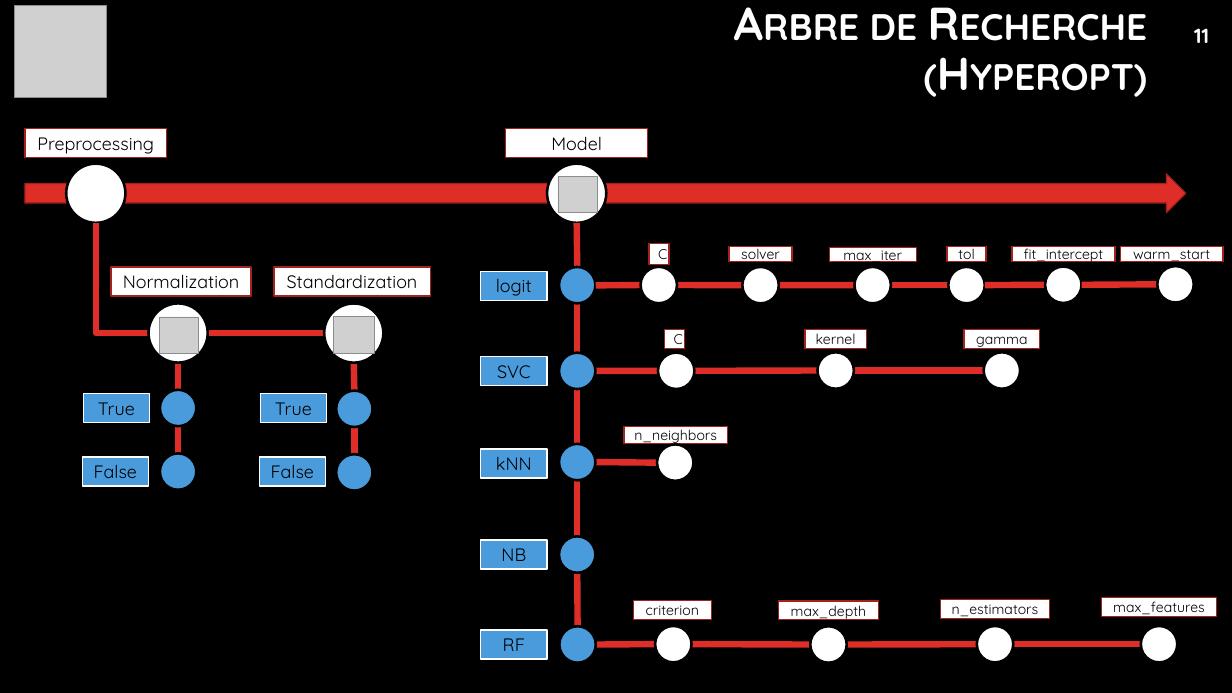
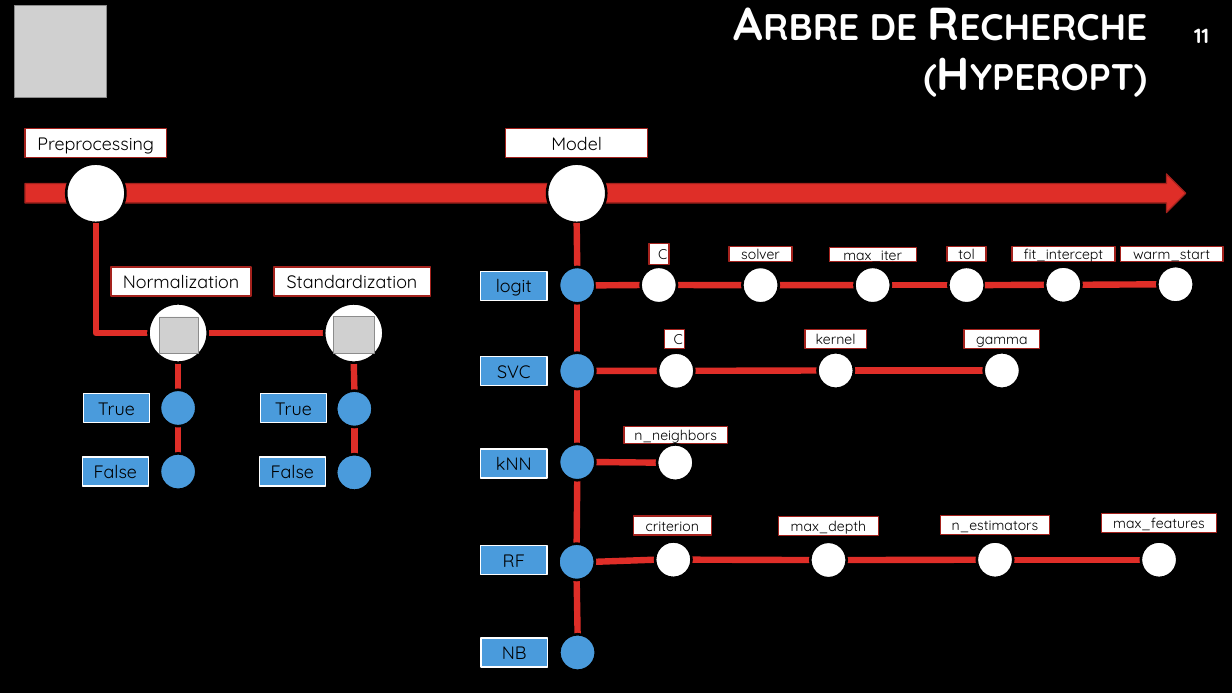
Before and after one commit to christophelebrun/OC_parcours_Data_Scientist_P7, a slide deck: slide 11 of projet7.pptx. Drawn at 1232x693 pixels with LibreOffice and Linux fonts; fonts in the diff are those of the drawing; grey boxes stand for pictures; background and template pictures are left out. Boxes give left, top, right and bottom in pixels: in the first picture for what was removed or moved away, otherwise in the second. Text is boxed around its words. In the diff, an @@ line names an element or a change of style, - is before the commit and + after.

```diff
--- a/projet7.pptx
+++ b/projet7.pptx
@@ picture removed at [558,177,597,213] @@
@@ line moved from (578, 573) - (578, 627) to (578, 481) - (577, 543) @@
@@ 5 rectangles, 5 ellipses, 4 lines: place and size @@
-5 rectangles, 5 ellipses, 4 lines at [481,598,1217,663]
+5 rectangles, 5 ellipses, 4 lines at [481,513,1217,579]
@@ 1 rectangle, 1 ellipse, 1 line: place and size @@
-1 rectangle, 1 ellipse, 1 line at [481,481,595,572]
+1 rectangle, 1 ellipse, 1 line at [482,580,595,670]
```
Also in this commit, not shown: 14 other files.
